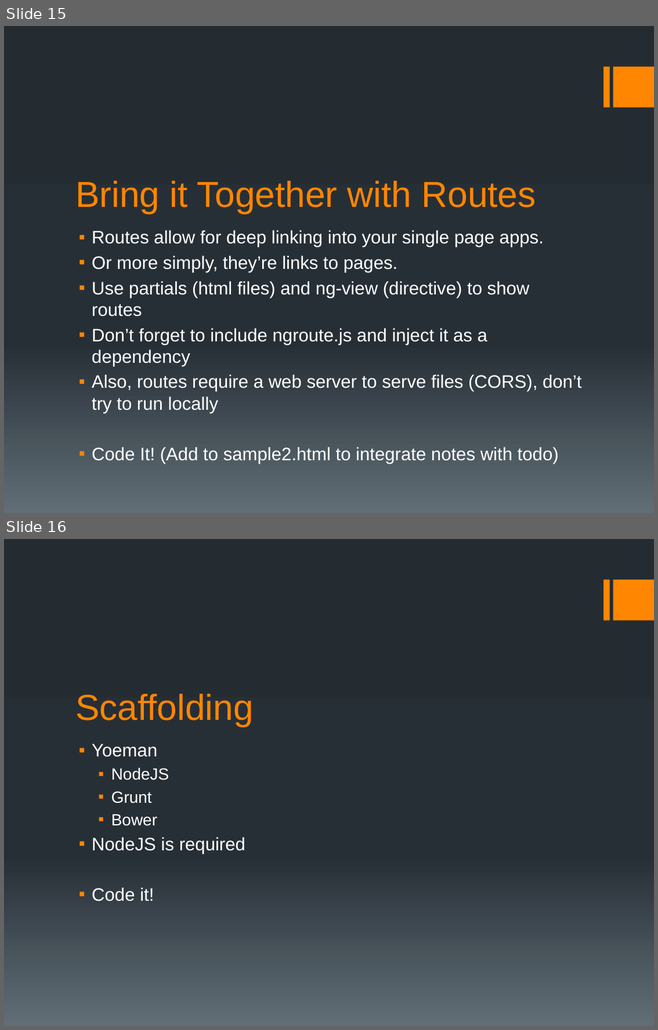
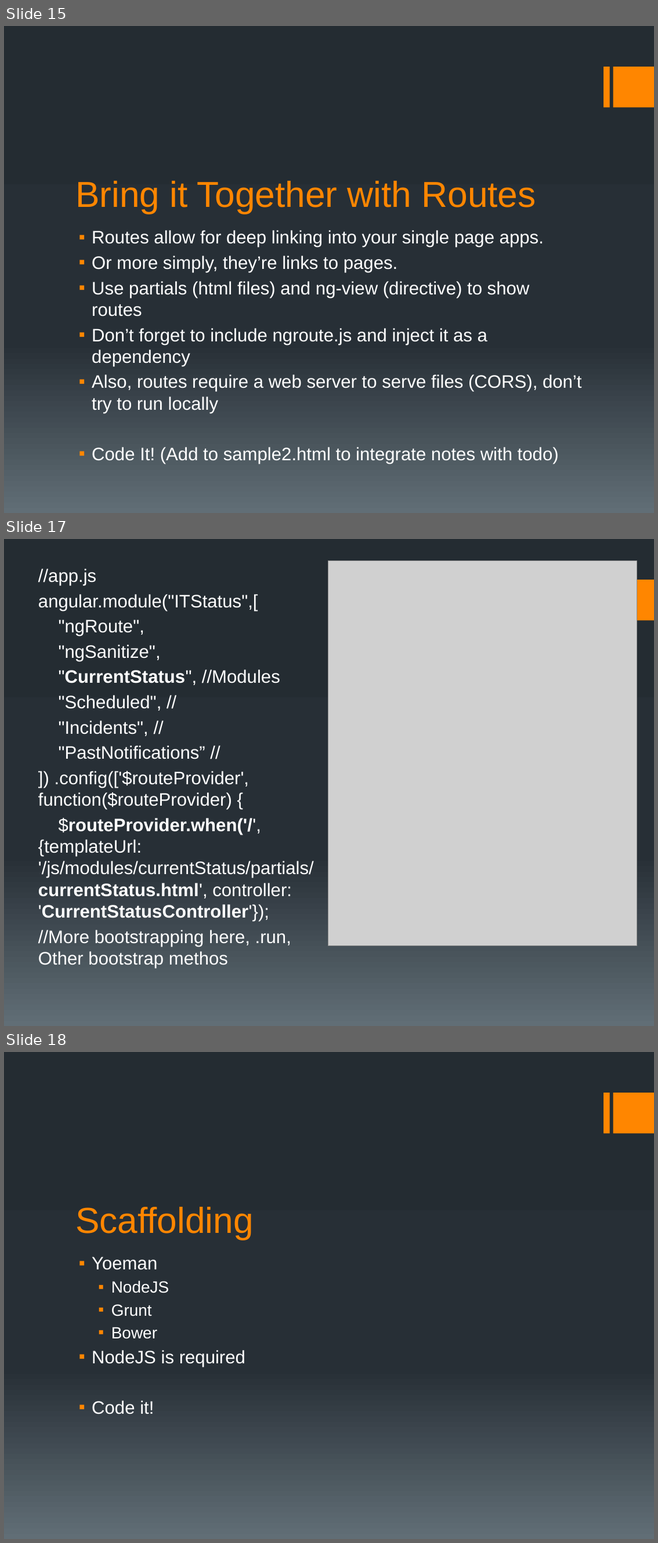
Before and after one commit to motobreath/angular_presentation, a slide deck: angular presentation.pptx. Shown one above the other, each under a label of ours: slides 15 and 16 before the commit, slides 15, 17 and 18 after it; the slides between them are not shown. The pictures are 658x1030 and 658x1543 pixels, drawn with LibreOffice and Linux fonts; fonts in the diff are those of the drawing; grey boxes stand for pictures. Boxes give left, top, right and bottom in pixels: in the first picture for what was removed or moved away, otherwise in the second. Text is boxed around its words. In the diff, an @@ line names an element or a change of style, - is before the commit and + after.

```diff
--- a/angular presentation.pptx
+++ b/angular presentation.pptx
@@ slide 17 added at [4,539,654,1026], background gradient #242C33 to #273037 to #636D76; not listed: 1 template element that a slide beside it also shows @@
@@ text added at [38,569,314,968], 20 pt, text #FFFFFF @@
+//app.js
+angular.module("ITStatus",[
+"ngRoute",
+"ngSanitize",
+"CurrentStatus", //Modules
+"Scheduled", //
+"Incidents", //
+"PastNotifications” //
+]) .config(['$routeProvider', function($routeProvider) {
+$routeProvider.when('/', {templateUrl: '/js/modules/currentStatus/partials/currentStatus.html', controller: 'CurrentStatusController'});
+//More bootstrapping here, .run,
+Other bootstrap methos
@@ picture added at [328,561,637,946] @@
@@ what was slide 16 is now slide 18 @@
```
Also in this commit, not shown: 2 slides changed, 1 other slide added.
